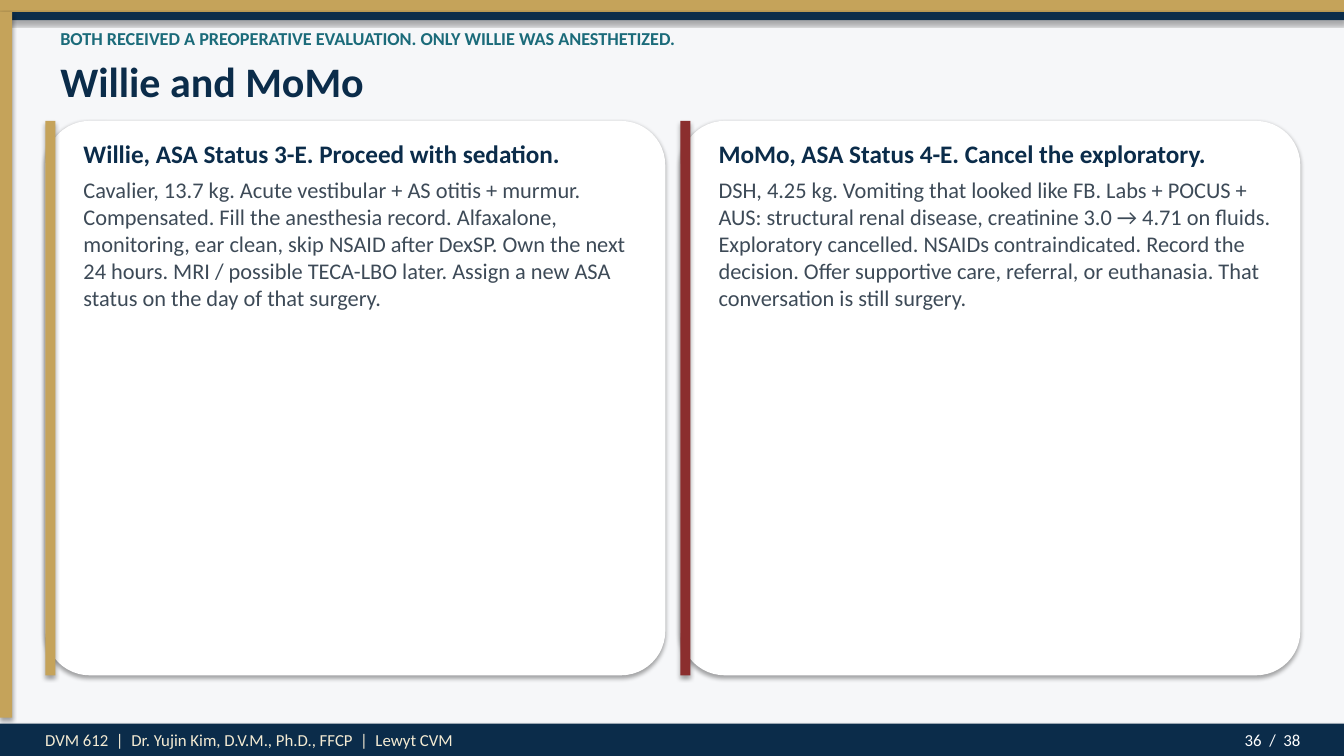
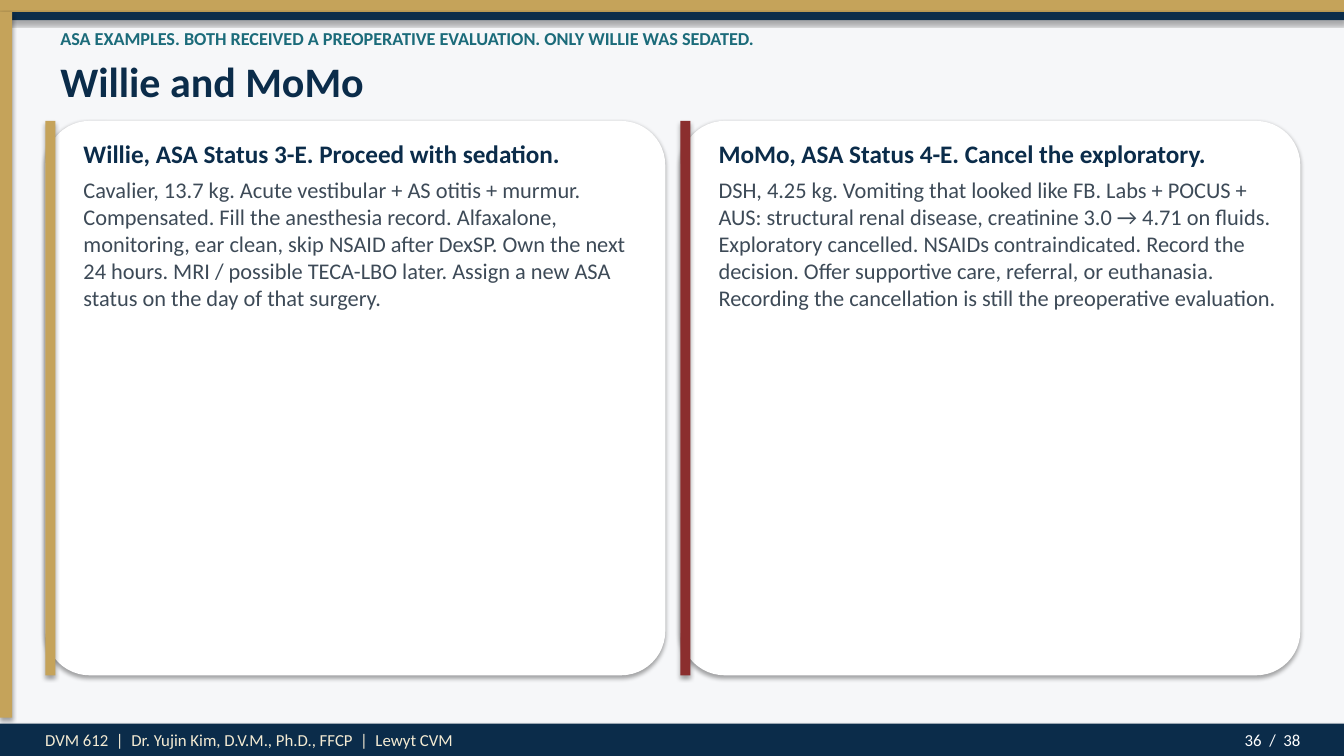
Before and after one commit to drkimvet/happycare, a slide deck: slide 36 of lectures/DVM-612_Week4_Preop_PatientPrep_Postop.pptx. Drawn at 1344x756 pixels with LibreOffice and Linux fonts; fonts in the diff are those of the drawing. Boxes give left, top, right and bottom in pixels: in the first picture for what was removed or moved away, otherwise in the second. Text is boxed around its words. In the diff, an @@ line names an element or a change of style, - is before the commit and + after.

```diff
--- a/lectures/DVM-612_Week4_Preop_PatientPrep_Postop.pptx
+++ b/lectures/DVM-612_Week4_Preop_PatientPrep_Postop.pptx
@@ text at (60, 33, 754, 45): text changed @@
-BOTH RECEIVED A PREOPERATIVE EVALUATION. ONLY WILLIE WAS ANESTHETIZED.
+ASA EXAMPLES. BOTH RECEIVED A PREOPERATIVE EVALUATION. ONLY WILLIE WAS SEDATED.
@@ text at (719, 182, 1275, 310): text changed @@
-DSH, 4.25 kg. Vomiting that looked like FB. Labs + POCUS + AUS: structural renal disease, creatinine 3.0 → 4.71 on fluids. Exploratory cancelled. NSAIDs contraindicated. Record the decision. Offer supportive care, referral, or euthanasia. That conversation is still surgery.
+DSH, 4.25 kg. Vomiting that looked like FB. Labs + POCUS + AUS: structural renal disease, creatinine 3.0 → 4.71 on fluids. Exploratory cancelled. NSAIDs contraindicated. Record the decision. Offer supportive care, referral, or euthanasia. Recording the cancellation is still the preoperative evaluation.
```
Also in this commit, not shown: 20 other slides changed, 7 other files.
